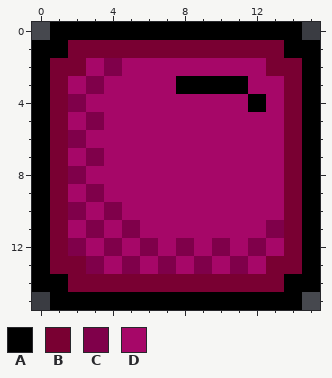
Pixel-art sprite: assets/sprites/Track_1.png. Above: the version before the commit.
The file is 64x64 pixels, drawn in blocks of 4x4; one block is one cell here.
Palette (. is transparent): A #000000  B #790032  C #7f004a  D #a60768
After the commit:
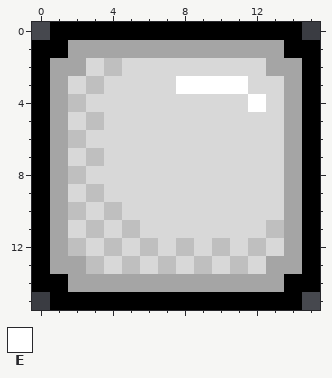
Colours new in this view: E #ffffff
Edits made:
Colour B changes from #790032 to #a5a5a5.
Colour C changes from #7f004a to #bfbfbf.
Colour D changes from #a60768 to #d8d8d8.
Colour A gives way to colour E in row 3 at x 8 to 11; in row 4 at x 12.
Boxes around the changes in both pictures, in picture pixels (x1, y1, x2, y2):
changed: (50, 40, 302, 292)
